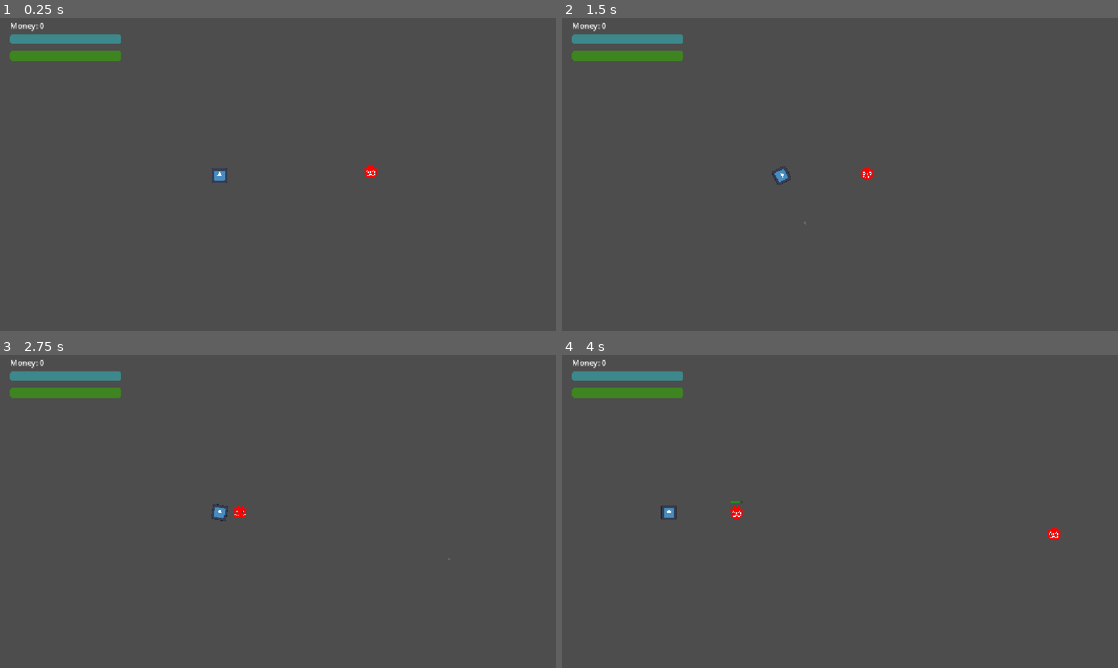
Above: before the commit, frames 1-4 (two rows, left to right).
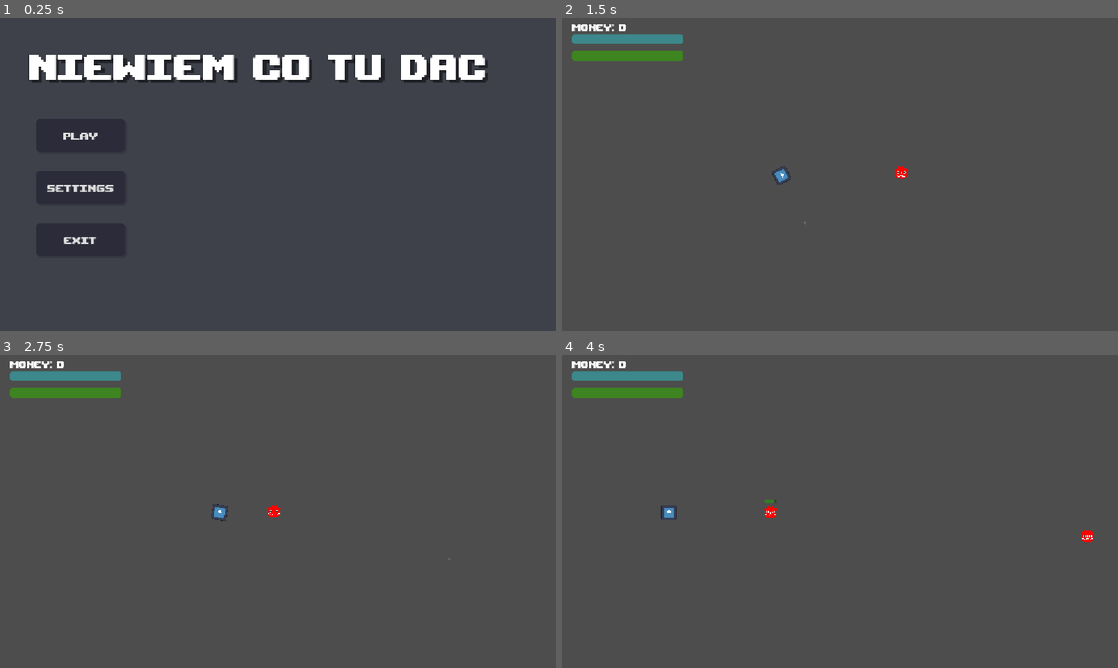
Above: after the commit, the same moments.

Repository: kamil-krecisz/TopDown-Shooting-Game
Game: Godot game, scene res://Scenes/main_menu.tscn
The game is run twice, just before and just after one commit, with the same random seed, the same clock (stepped at 60 frames per second) and the same inputs. Before the commit the project starts from res://Scenes/Main.tscn. The engine's default icon, where the game draws it, is replaced by a stand-in: a white triangle on a blue panel in a dark square.
Inputs (mouse positions are in pixels of both pictures, inside the frame that each line leads up to):
- Up to frame 1 (0.25 s): no input
- Up to frame 2 (1.5 s): click (639, 136) at 0.5 s, where only the run after the commit has a clickable "Play"; move the mouse to (812, 237) at 1.27 s; click (812, 237) at 1.35 s
- Up to frame 3 (2.75 s): move the mouse to (444, 558) at 2.02 s; click (444, 558) at 2.1 s
- Up to frame 4 (4 s): move the mouse to (673, 464) at 2.77 s; hold A (A_down) from 2.78 s (still down); click (673, 464) at 2.85 s; move the mouse to (867, 511) at 3.52 s; click (867, 511) at 3.6 s

The runs differ from the first frame. In frame 1, 12% of the frame differs, in the area x 1-88%, y 1-76%; in frame 2, 0.3%; in frame 3, 0.3%; in frame 4, 0.5%.

Commit message:
Commit 6th - Added main menu

Diff:
--- a/Scenes/Main.tscn
+++ b/Scenes/Main.tscn
@@ -3,7 +3,9 @@
 [ext_resource type="Script" uid="uid://dfp45ljucdgnv" path="res://Scripts/main.gd" id="1_kln2b"]
 [ext_resource type="Script" uid="uid://bcbji3ymhh0yk" path="res://Scripts/screen_canvas.gd" id="2_pbw6q"]
 [ext_resource type="PackedScene" uid="uid://dq1gy3mrguy0p" path="res://Scenes/player.tscn" id="2_rgh2o"]
+[ext_resource type="Script" uid="uid://dvcmuscfrraou" path="res://Scripts/camera_2d.gd" id="2_v1gob"]
 [ext_resource type="PackedScene" uid="uid://qg0mt48njdla" path="res://Scenes/enemy.tscn" id="4_rgh2o"]
+[ext_resource type="FontFile" uid="uid://d22lpv7e76hh4" path="res://Fonts/upheavtt.ttf" id="4_v1gob"]
 
 [sub_resource type="Curve2D" id="Curve2D_rgh2o"]
 _data = {
@@ -13,6 +15,10 @@
 
 [node name="Main" type="Node2D" unique_id=1941816599]
 script = ExtResource("1_kln2b")
+
+[node name="Camera2D" type="Camera2D" parent="." unique_id=1522785518]
+position = Vector2(576, 324)
+script = ExtResource("2_v1gob")
 
 [node name="ScreenCanvas" type="CanvasLayer" parent="." unique_id=975740405]
 script = ExtResource("2_pbw6q")
@@ -27,10 +33,13 @@
 show_percentage = false
 
 [node name="MoneyLabel" type="Label" parent="ScreenCanvas" unique_id=77616062]
+texture_filter = 1
 offset_left = 21.0
-offset_top = 4.0
-offset_right = 92.0
-offset_bottom = 27.0
+offset_top = 6.0
+offset_right = 151.0
+offset_bottom = 37.0
+theme_override_fonts/font = ExtResource("4_v1gob")
+theme_override_font_sizes/font_size = 26
 text = "Money: 0"
 
 [node name="HealthBar" type="ProgressBar" parent="ScreenCanvas" unique_id=166043991]
@@ -65,5 +74,6 @@
 [connection signal="health_change" from="Player" to="ScreenCanvas" method="_on_player_health_change"]
 [connection signal="stamina_change" from="Player" to="ScreenCanvas" method="_on_player_stamina_change"]
 [connection signal="stamina_change" from="Player" to="ScreenCanvas/StaminaBar" method="_on_player_stamina_change"]
+[connection signal="taking_damage_shake" from="Player" to="Camera2D" method="_on_player_taking_damage"]
 [connection signal="on_death" from="Enemy" to="ScreenCanvas" method="_on_enemy_death"]
 [connection signal="timeout" from="MobSpawnTimer" to="." method="_on_mob_spawn_timer_timeout"]
--- /dev/null
+++ b/Scenes/main_menu.tscn
@@ -0,0 +1,106 @@
+[gd_scene format=3 uid="uid://b20ekxw0kyyhi"]
+
+[ext_resource type="FontFile" uid="uid://d22lpv7e76hh4" path="res://Fonts/upheavtt.ttf" id="1_28flt"]
+[ext_resource type="Script" uid="uid://bvyjqfoax6hl4" path="res://Scripts/main_menu.gd" id="1_48xlc"]
+[ext_resource type="AudioStream" uid="uid://d1q5eqg033akv" path="res://Sounds/click_sound.wav" id="3_1ehe0"]
+
+[sub_resource type="StyleBoxFlat" id="StyleBoxFlat_28flt"]
+bg_color = Color(0.24407187, 0.25355536, 0.29020044, 1)
+
+[sub_resource type="StyleBoxFlat" id="StyleBoxFlat_n45e2"]
+bg_color = Color(0.16862746, 0.16862746, 0.22745098, 1)
+corner_radius_top_left = 8
+corner_radius_top_right = 8
+corner_radius_bottom_right = 8
+corner_radius_bottom_left = 8
+shadow_color = Color(0, 0, 0, 0.14509805)
+shadow_size = 2
+shadow_offset = Vector2(3, 3)
+
+[sub_resource type="StyleBoxFlat" id="StyleBoxFlat_48xlc"]
+bg_color = Color(0.2365481, 0.23649749, 0.3123128, 1)
+corner_radius_top_left = 8
+corner_radius_top_right = 8
+corner_radius_bottom_right = 8
+corner_radius_bottom_left = 8
+shadow_color = Color(0, 0, 0, 0.14509805)
+shadow_size = 2
+shadow_offset = Vector2(3, 3)
+
+[sub_resource type="StyleBoxFlat" id="StyleBoxFlat_1ehe0"]
+bg_color = Color(0.1913203, 0.19126847, 0.2526734, 1)
+corner_radius_top_left = 8
+corner_radius_top_right = 8
+corner_radius_bottom_right = 8
+corner_radius_bottom_left = 8
+shadow_color = Color(0, 0, 0, 0.14509805)
+shadow_size = 2
+shadow_offset = Vector2(3, 3)
+
+[node name="Main_menu" type="Node2D" unique_id=225226503]
+script = ExtResource("1_48xlc")
+
+[node name="Panel" type="Panel" parent="." unique_id=568602713]
+offset_right = 1152.0
+offset_bottom = 648.0
+theme_override_styles/panel = SubResource("StyleBoxFlat_28flt")
+
+[node name="Label" type="Label" parent="." unique_id=1032903527]
+texture_filter = 1
+offset_left = 60.0
+offset_top = 53.0
+offset_right = 1010.0
+offset_bottom = 161.0
+theme_override_colors/font_shadow_color = Color(0, 0, 0, 0.26666668)
+theme_override_colors/font_outline_color = Color(0, 0, 0, 1)
+theme_override_constants/shadow_offset_x = 7
+theme_override_constants/shadow_offset_y = 6
+theme_override_constants/outline_size = 2
+theme_override_fonts/font = ExtResource("1_28flt")
+theme_override_font_sizes/font_size = 100
+text = "niewiem co tu dac"
+
+[node name="VBoxContainer" type="VBoxContainer" parent="." unique_id=2059363041]
+offset_left = 75.0
+offset_top = 209.0
+offset_right = 259.0
+offset_bottom = 493.0
+theme_override_constants/separation = 40
+
+[node name="PlayButton" type="Button" parent="VBoxContainer" unique_id=485209617]
+texture_filter = 1
+layout_mode = 2
+size_flags_vertical = 3
+theme_override_fonts/font = ExtResource("1_28flt")
+theme_override_font_sizes/font_size = 30
+theme_override_styles/normal = SubResource("StyleBoxFlat_n45e2")
+theme_override_styles/pressed = SubResource("StyleBoxFlat_48xlc")
+theme_override_styles/hover = SubResource("StyleBoxFlat_1ehe0")
+text = "Play"
+
+[node name="SettingsButton" type="Button" parent="VBoxContainer" unique_id=631008410]
+layout_mode = 2
+size_flags_vertical = 3
+theme_override_fonts/font = ExtResource("1_28flt")
+theme_override_font_sizes/font_size = 30
+theme_override_styles/normal = SubResource("StyleBoxFlat_n45e2")
+theme_override_styles/pressed = SubResource("StyleBoxFlat_48xlc")
+theme_override_styles/hover = SubResource("StyleBoxFlat_1ehe0")
+text = "settings"
+
+[node name="ExitButton" type="Button" parent="VBoxContainer" unique_id=1803737245]
+layout_mode = 2
+size_flags_vertical = 3
+theme_override_fonts/font = ExtResource("1_28flt")
+theme_override_font_sizes/font_size = 30
+theme_override_styles/normal = SubResource("StyleBoxFlat_n45e2")
+theme_override_styles/pressed = SubResource("StyleBoxFlat_48xlc")
+theme_override_styles/hover = SubResource("StyleBoxFlat_1ehe0")
+text = "Exit"
+
+[node name="AudioPlayer" type="AudioStreamPlayer2D" parent="." unique_id=1137467223]
+stream = ExtResource("3_1ehe0")
+
+[connection signal="pressed" from="VBoxContainer/PlayButton" to="." method="_on_play_button_pressed"]
+[connection signal="pressed" from="VBoxContainer/SettingsButton" to="." method="_on_settings_button_pressed"]
+[connection signal="pressed" from="VBoxContainer/ExitButton" to="." method="_on_exit_button_pressed"]
--- a/Scenes/player.tscn
+++ b/Scenes/player.tscn
@@ -2,6 +2,7 @@
 
 [ext_resource type="Script" uid="uid://cv3oqsd8a5062" path="res://Scripts/player.gd" id="1_cvnsp"]
 [ext_resource type="Texture2D" uid="uid://ckoj3k8l55nqe" path="res://Sprites/icon.svg" id="2_6t5aa"]
+[ext_resource type="AudioStream" uid="uid://brsri0hdps3wf" path="res://Sounds/damage_sound.mp3" id="3_6t5aa"]
 
 [sub_resource type="CircleShape2D" id="CircleShape2D_fu8ta"]
 radius = 15.0
@@ -15,3 +16,7 @@
 
 [node name="CollisionShape2D" type="CollisionShape2D" parent="." unique_id=429792772]
 shape = SubResource("CircleShape2D_fu8ta")
+
+[node name="AudioStreamPlayer2D" type="AudioStreamPlayer2D" parent="." unique_id=931114292]
+stream = ExtResource("3_6t5aa")
+pitch_scale = 1.3
--- /dev/null
+++ b/Scripts/camera_2d.gd
@@ -0,0 +1,25 @@
+extends Camera2D
+
+
+@export var random_strength = 5.0
+var shake_fade = 5.0
+
+var rng = RandomNumberGenerator.new()
+
+var shake_strength = 0.0
+
+func apply_shake():
+	shake_strength = random_strength
+
+func _process(delta):
+	if shake_strength > 0:
+		shake_strength = lerpf(shake_strength, 0, shake_fade*delta)
+		offset = randomOffset()
+
+func randomOffset():
+	return Vector2(rng.randf_range(-shake_strength,shake_strength), rng.randf_range(-shake_strength,shake_strength))
+
+
+func _on_player_taking_damage():
+	print(rng.randf_range(-shake_strength,shake_strength))
+	apply_shake()
--- a/Scripts/enemy.gd
+++ b/Scripts/enemy.gd
@@ -45,7 +45,7 @@
 	elif body.is_in_group("player") && can_attack == false:
 		can_attack = true
 func attack(body):
-	body.health -= 5
+	body.take_damage(7.5)
 	await get_tree().create_timer(2).timeout
 	_on_attack_body_entered(body)
 
--- /dev/null
+++ b/Scripts/main_menu.gd
@@ -0,0 +1,19 @@
+extends Node2D
+@onready var audio_player: AudioStreamPlayer2D = $AudioPlayer
+
+
+func _on_play_button_pressed():
+	audio_player.play()
+	await get_tree().create_timer(0.05).timeout
+	get_tree().change_scene_to_file("res://Scenes/Main.tscn")
+
+
+func _on_settings_button_pressed():
+	audio_player.play()
+	await get_tree().create_timer(0.05).timeout
+
+
+func _on_exit_button_pressed():
+	audio_player.play()
+	await get_tree().create_timer(0.1).timeout
+	get_tree().quit()
--- a/Scripts/player.gd
+++ b/Scripts/player.gd
@@ -13,12 +13,19 @@
 var can_sprint = true
 signal stamina_change(new_stamina_value)
 signal health_change(new_health_value)
+signal taking_damage_shake()
 
 @export var stamina_bar_max = 100
 
 @export var deceleration = 25.0
 var character_direction: Vector2
 var b
+
+func take_damage(value):
+	taking_damage_shake.emit()
+	health -= value
+	$AudioStreamPlayer2D.play()
+
 
 func _ready():
 	health_change.emit(health)
--- a/project.godot
+++ b/project.godot
@@ -11,7 +11,7 @@
 [application]
 
 config/name="ProjectGame"
-run/main_scene="uid://dcwwarg6dlx8e"
+run/main_scene="uid://b20ekxw0kyyhi"
 config/features=PackedStringArray("4.7", "GL Compatibility")
 config/icon="res://Sprites/icon.svg"
 
Binary file added: Fonts/upheavtt.ttf
Not shown, added: Fonts/upheavtt.ttf.import
Not shown, added: Scripts/camera_2d.gd.uid
Not shown, added: Scripts/main_menu.gd.uid
Not shown, added: Sounds/click_sound.wav.import
Not shown, added: Sounds/damage_sound.mp3.import
Not shown, added: Sounds/click_sound.wav
Not shown, added: Sounds/damage_sound.mp3
